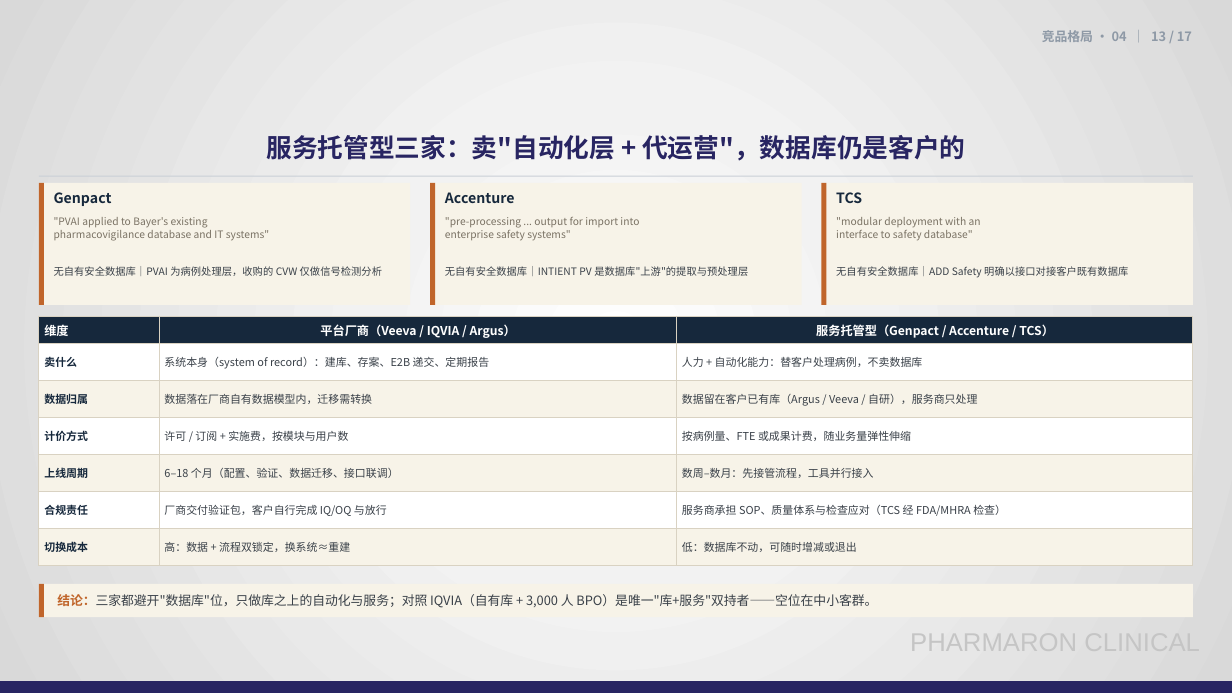
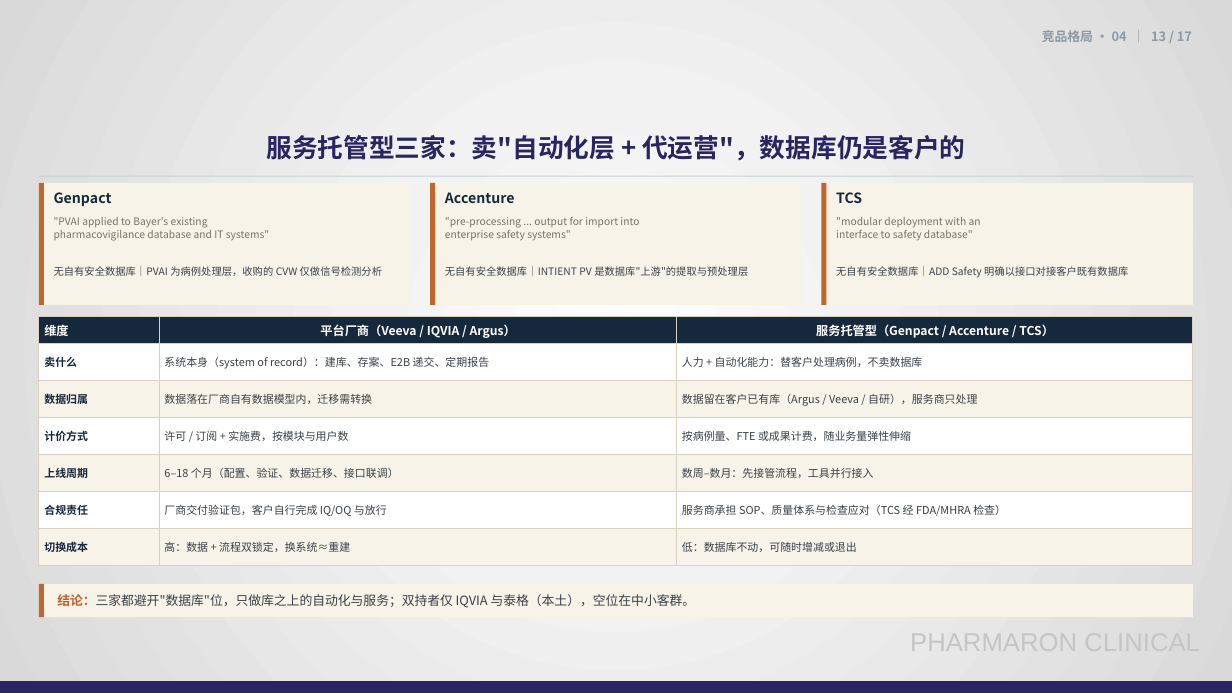
Before and after one commit to Eros-Python/TRAE-CODE, a slide deck: slide 13 of PV数据库市场调研总结-20261111.pptx. Drawn at 1232x693 pixels with LibreOffice and Linux fonts; fonts in the diff are those of the drawing; background and template pictures are left out. Boxes give left, top, right and bottom in pixels: in the first picture for what was removed or moved away, otherwise in the second. Text is boxed around its words. In the diff, an @@ line names an element or a change of style, - is before the commit and + after.

Commit message:
矩阵补充泰格 ClinFlash Safety（有库有服务）与百奥知、太美（有库无服务）

```diff
--- a/PV数据库市场调研总结-20261111.pptx
+++ b/PV数据库市场调研总结-20261111.pptx
@@ text at (57,594,696,608): text changed @@
-结论：三家都避开"数据库"位，只做库之上的自动化与服务；对照 IQVIA（自有库 + 3,000 人 BPO）是唯一"库+服务"双持者——空位在中小客群。
+结论：三家都避开"数据库"位，只做库之上的自动化与服务；双持者仅 IQVIA 与泰格（本土），空位在中小客群。
```
Also in this commit, not shown: 2 other slides changed, 8 other files.
